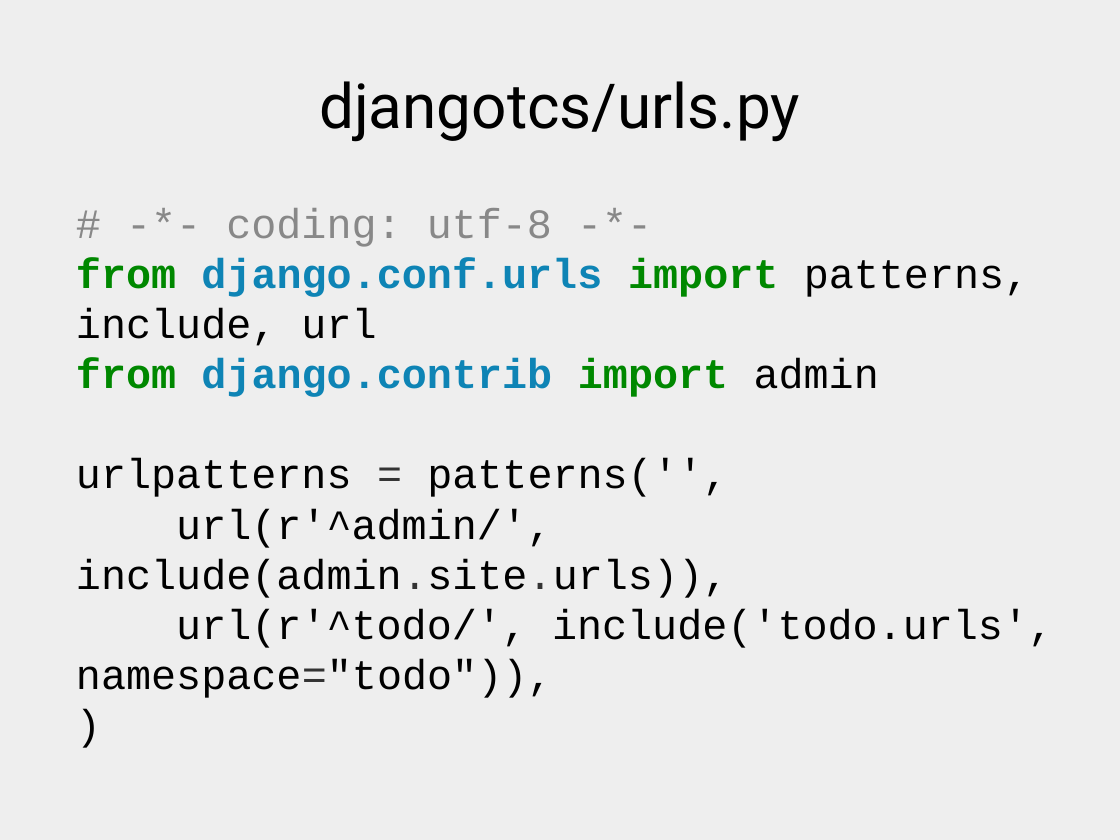
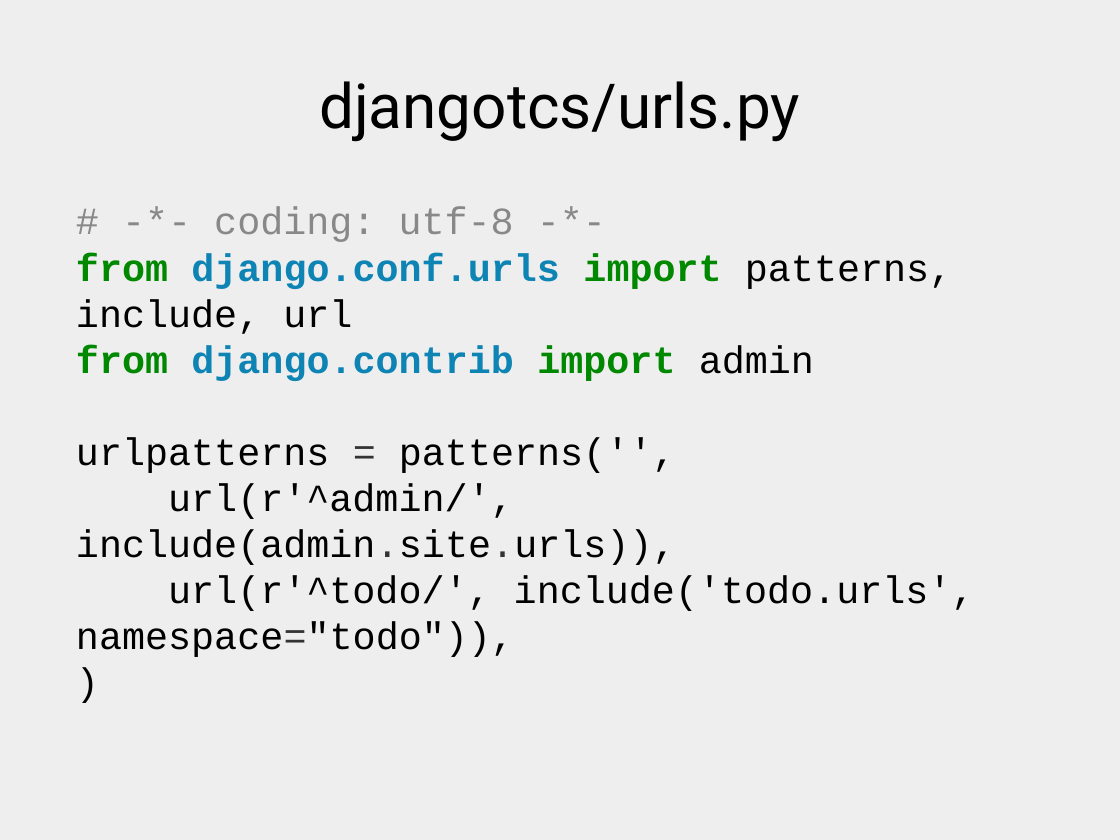
Before and after one commit to xrmx/tcs-lademuta, a slide deck: slide 23 of django.odp. Drawn at 1120x840 pixels with LibreOffice and Linux fonts; fonts in the diff are those of the drawing. Boxes give left, top, right and bottom in pixels: in the first picture for what was removed or moved away, otherwise in the second. Text is boxed around its words. In the diff, an @@ line names an element or a change of style, - is before the commit and + after.

```diff
--- a/django.odp
+++ b/django.odp
@@ text "# -*- coding: utf-8 -*- ..." at [76,207,975,657]: size 29.6 to 27.2 pt @@
```
Also in this commit, not shown: 2 other slides changed, 1 other file.
